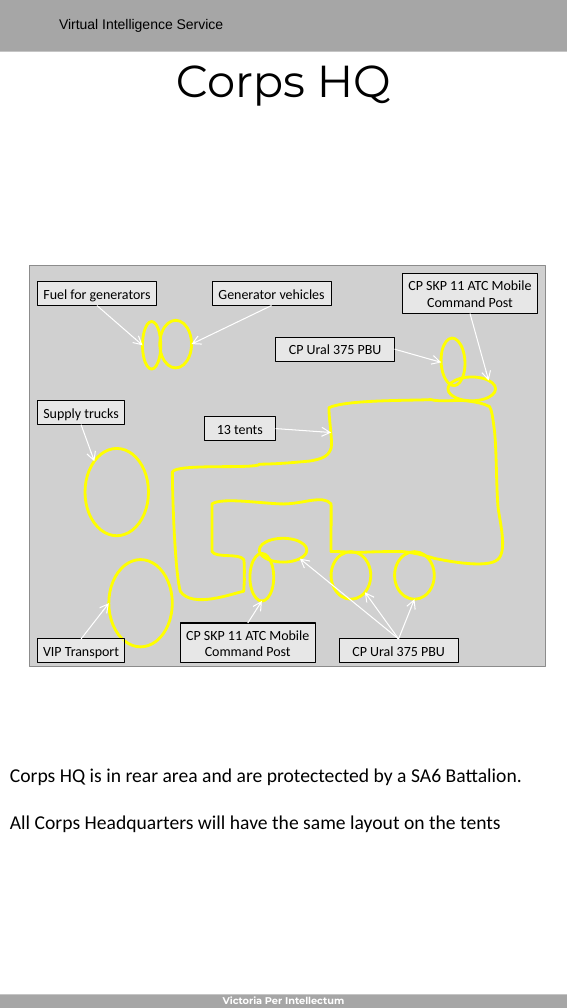
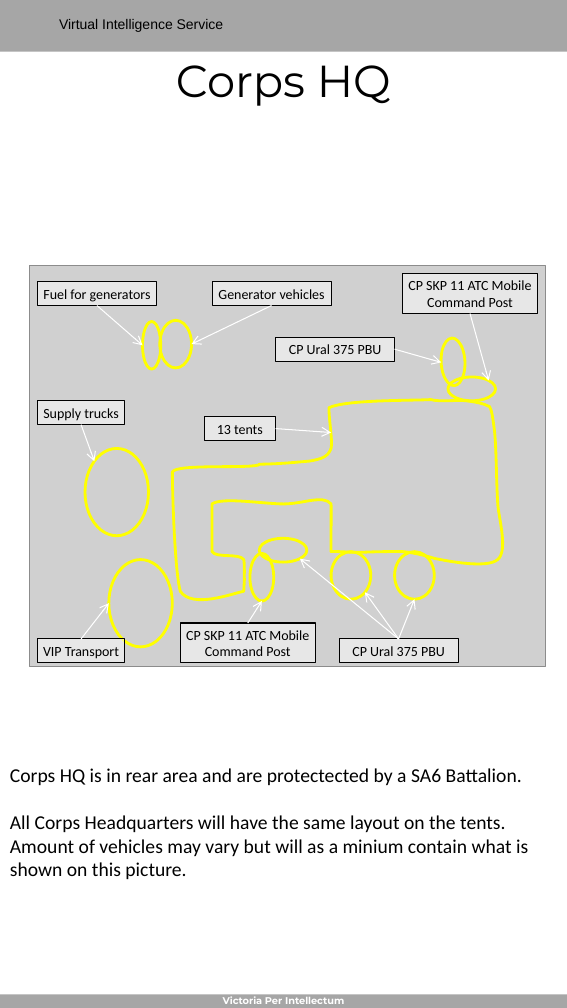
Before and after one commit to 132nd-vWing/ATRM_Brief, a slide deck: slide 16 of Files/VIS - Generic Order of Battle.pptx (slide 10 before the commit). Drawn at 567x1008 pixels with LibreOffice and Linux fonts; fonts in the diff are those of the drawing; grey boxes stand for pictures; background and template pictures are left out. Boxes give left, top, right and bottom in pixels: in the first picture for what was removed or moved away, otherwise in the second. Text is boxed around its words. In the diff, an @@ line names an element or a change of style, - is before the commit and + after.

```diff
--- a/Files/VIS - Generic Order of Battle.pptx
+++ b/Files/VIS - Generic Order of Battle.pptx
@@ text at bbox=[10, 815, 528, 879]: text changed @@
-All Corps Headquarters will have the same layout on the tents
+All Corps Headquarters will have the same layout on the tents. Amount of vehicles may vary but will as a minium contain what is shown on this picture.
```
Also in this commit, not shown: 11 other slides changed, 18 slides added, 1 other file.
